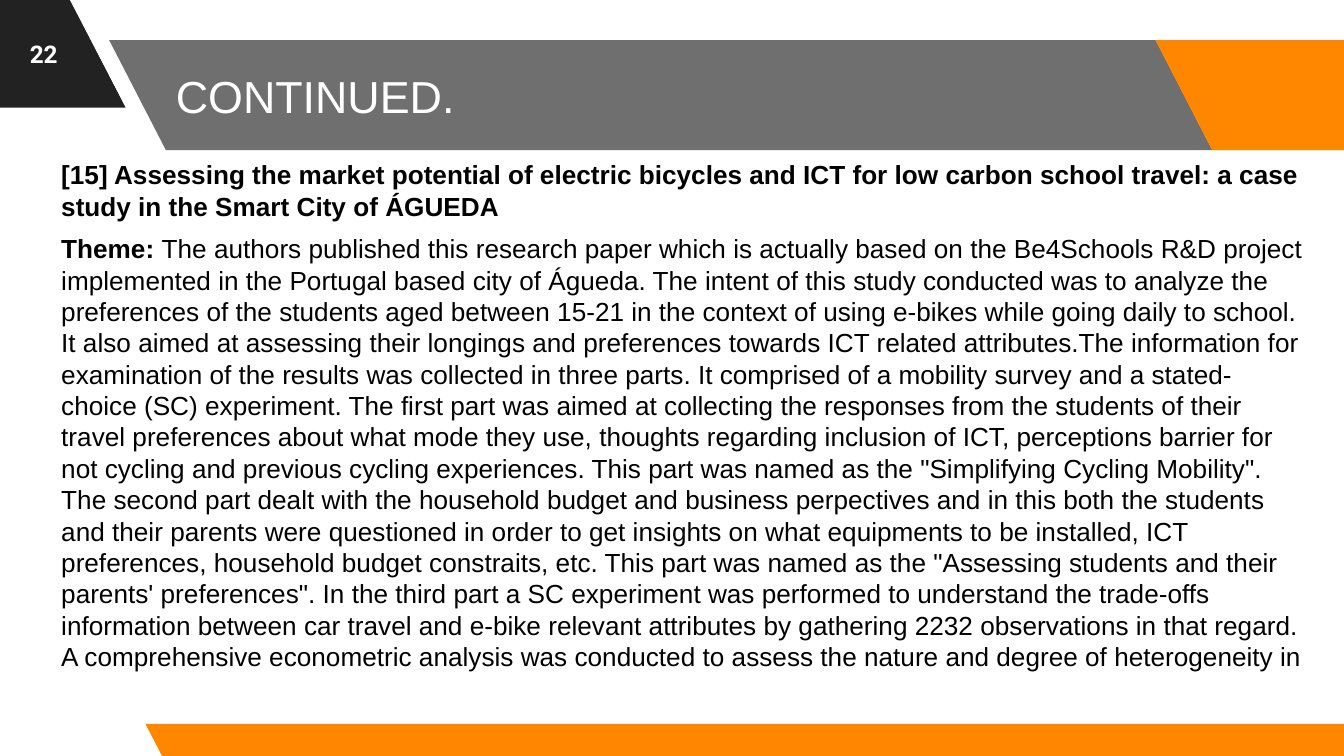
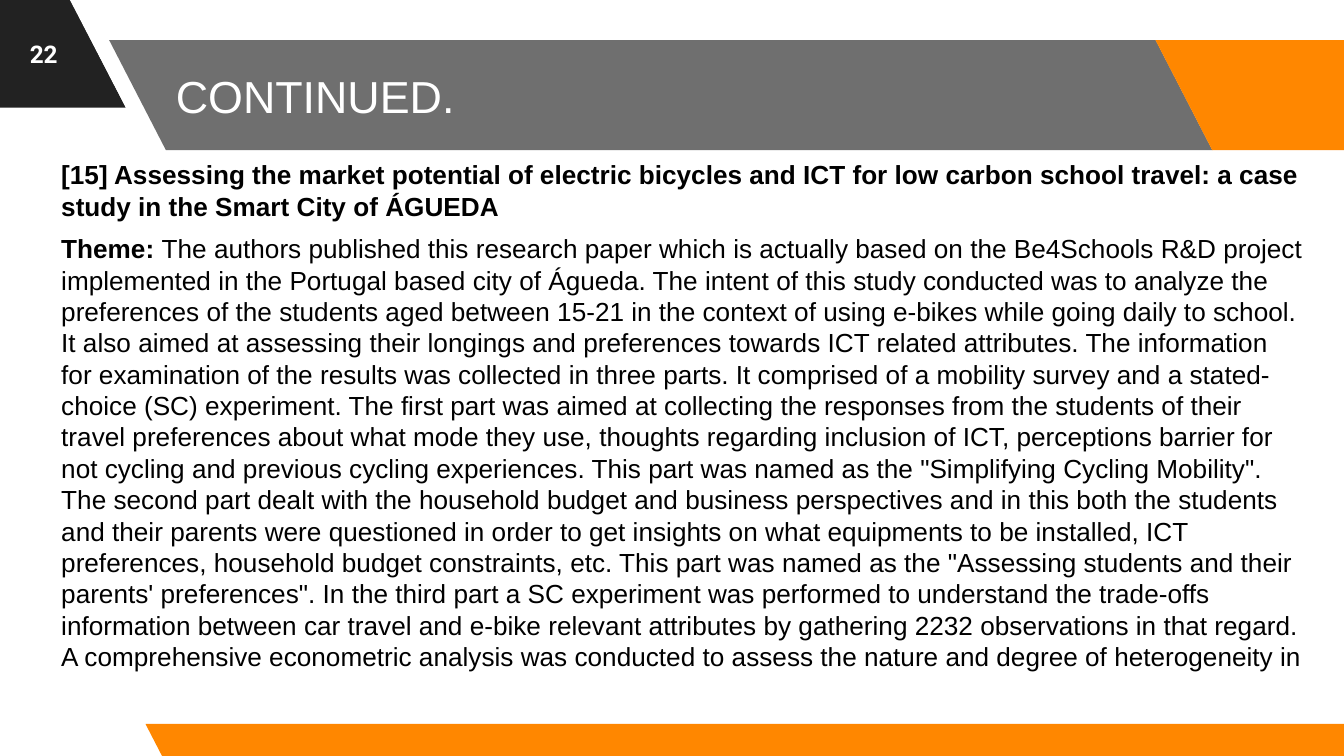
Before and after one commit to astrodestroyergithub/Divvy-Bike-Share, a slide deck: slide 22 of PPTS/19BCE1156_Tamojit_Roy_Capstone_Project_B.Tech_CSE_2019-23_Review-1.pptx. Drawn at 1344x756 pixels with LibreOffice and Linux fonts; fonts in the diff are those of the drawing; background and template pictures are left out. Boxes give left, top, right and bottom in pixels: in the first picture for what was removed or moved away, otherwise in the second. Text is boxed around its words. In the diff, an @@ line names an element or a change of style, - is before the commit and + after.

Commit message:
Spelling mistakes corrected in Review-1 PPT

```diff
--- a/PPTS/19BCE1156_Tamojit_Roy_Capstone_Project_B.Tech_CSE_2019-23_Review-1.pptx
+++ b/PPTS/19BCE1156_Tamojit_Roy_Capstone_Project_B.Tech_CSE_2019-23_Review-1.pptx
@@ text at <box>61,239,1302,672</box>: text changed @@
-Theme: The authors published this research paper which is actually based on the Be4Schools R&D project implemented in the Portugal based city of Águeda. The intent of this study conducted was to analyze the preferences of the students aged between 15-21 in the context of using e-bikes while going daily to school. It also aimed at assessing their longings and preferences towards ICT related attributes.The information for examination of the results was collected in three parts. It comprised of a mobility survey and a stated-choice (SC) experiment. The first part was aimed at collecting the responses from the students of their travel preferences about what mode they use, thoughts regarding inclusion of ICT, perceptions barrier for not cycling and previous cycling experiences. This part was named as the "Simplifying Cycling Mobility". The second part dealt with the household budget and business perpectives and in this both the students and their parents were questioned in order to get insights on what equipments to be installed, ICT preferences, household budget constraits, etc. This part was named as the "Assessing students and their parents' preferences". In the third part a SC experiment was performed to understand the trade-offs information between car travel and e-bike relevant attributes by gathering 2232 observations in that regard. A comprehensive econometric analysis was conducted to assess the nature and degree of heterogeneity in
+Theme: The authors published this research paper which is actually based on the Be4Schools R&D project implemented in the Portugal based city of Águeda. The intent of this study conducted was to analyze the preferences of the students aged between 15-21 in the context of using e-bikes while going daily to school. It also aimed at assessing their longings and preferences towards ICT related attributes. The information for examination of the results was collected in three parts. It comprised of a mobility survey and a stated-choice (SC) experiment. The first part was aimed at collecting the responses from the students of their travel preferences about what mode they use, thoughts regarding inclusion of ICT, perceptions barrier for not cycling and previous cycling experiences. This part was named as the "Simplifying Cycling Mobility". The second part dealt with the household budget and business perspectives and in this both the students and their parents were questioned in order to get insights on what equipments to be installed, ICT preferences, household budget constraints, etc. This part was named as the "Assessing students and their parents' preferences". In the third part a SC experiment was performed to understand the trade-offs information between car travel and e-bike relevant attributes by gathering 2232 observations in that regard. A comprehensive econometric analysis was conducted to assess the nature and degree of heterogeneity in
```
Also in this commit, not shown: 9 other slides changed.
